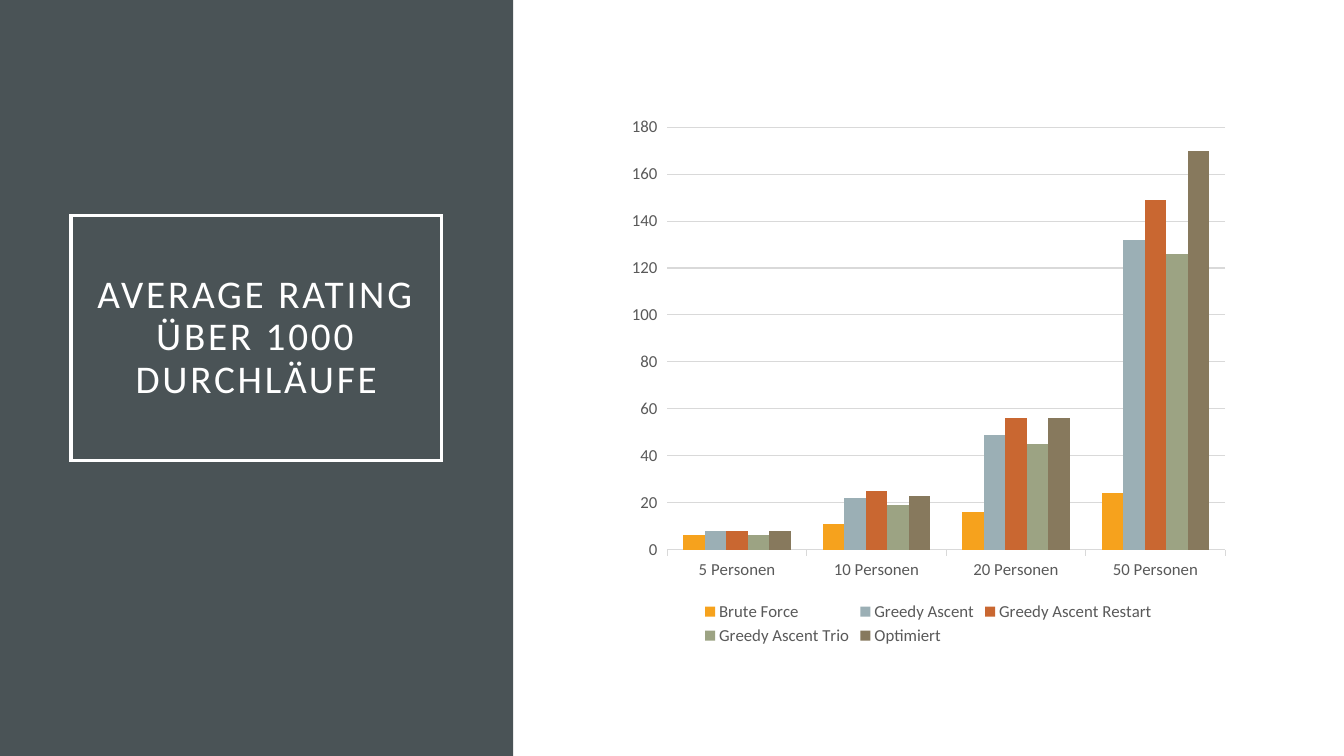
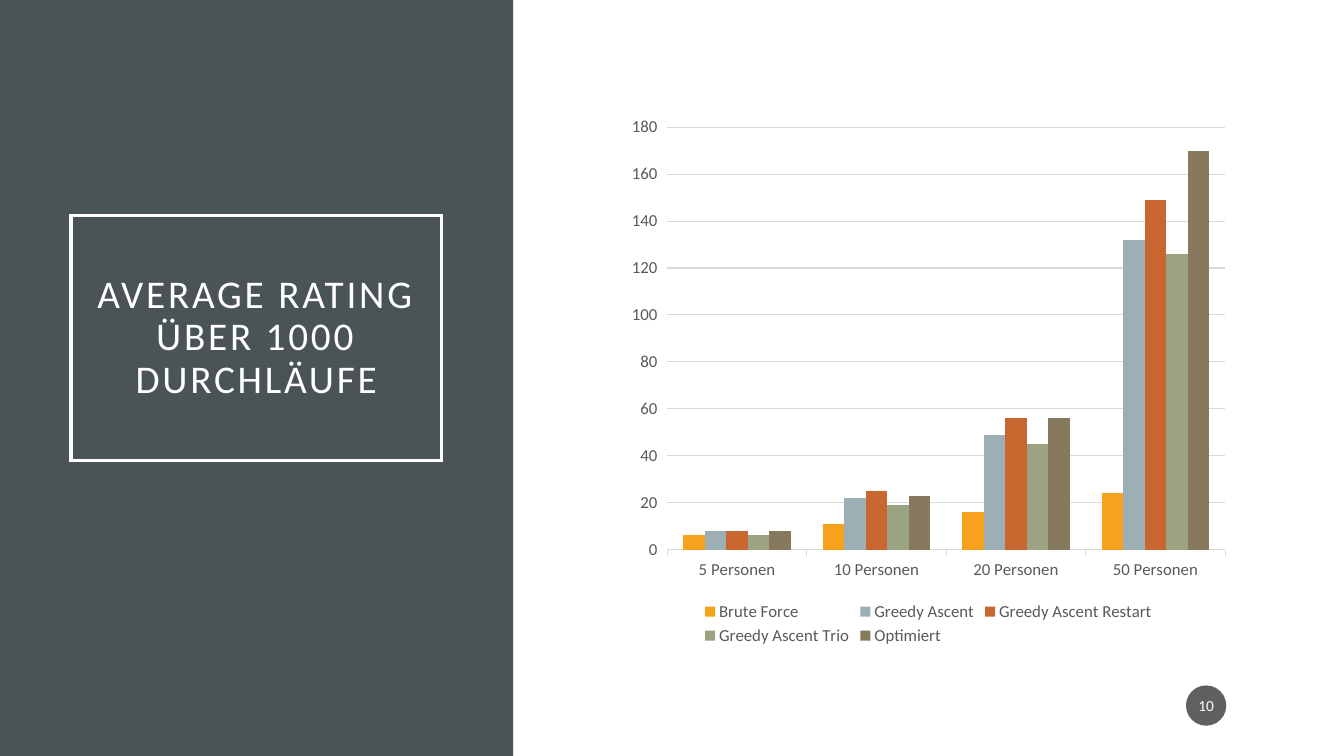
Before and after one commit to babyheroe/GWV, a slide deck: slide 10 of Johannsen_Gollek_Kock_Fuchs_GWV_Tutorial_11.pptx. Drawn at 1344x756 pixels with LibreOffice and Linux fonts; fonts in the diff are those of the drawing. Boxes give left, top, right and bottom in pixels: in the first picture for what was removed or moved away, otherwise in the second. Text is boxed around its words. In the diff, an @@ line names an element or a change of style, - is before the commit and + after.

```diff
--- a/Johannsen_Gollek_Kock_Fuchs_GWV_Tutorial_11.pptx
+++ b/Johannsen_Gollek_Kock_Fuchs_GWV_Tutorial_11.pptx
@@ page number added at bbox=[1187, 686, 1227, 726], fill #1D1D1D at 70% opacity, 11 pt, text #FFFFFF @@
+10
```
Also in this commit, not shown: 9 other slides changed, 1 other file.
